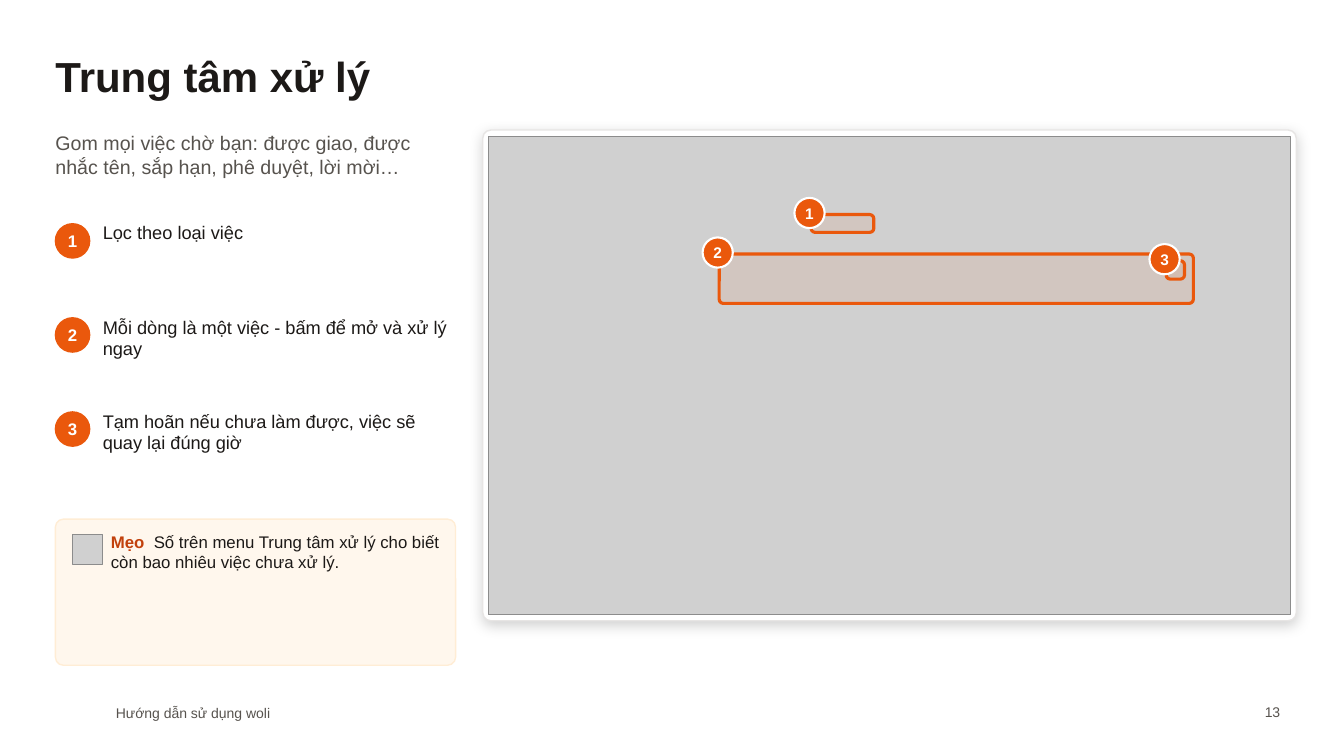
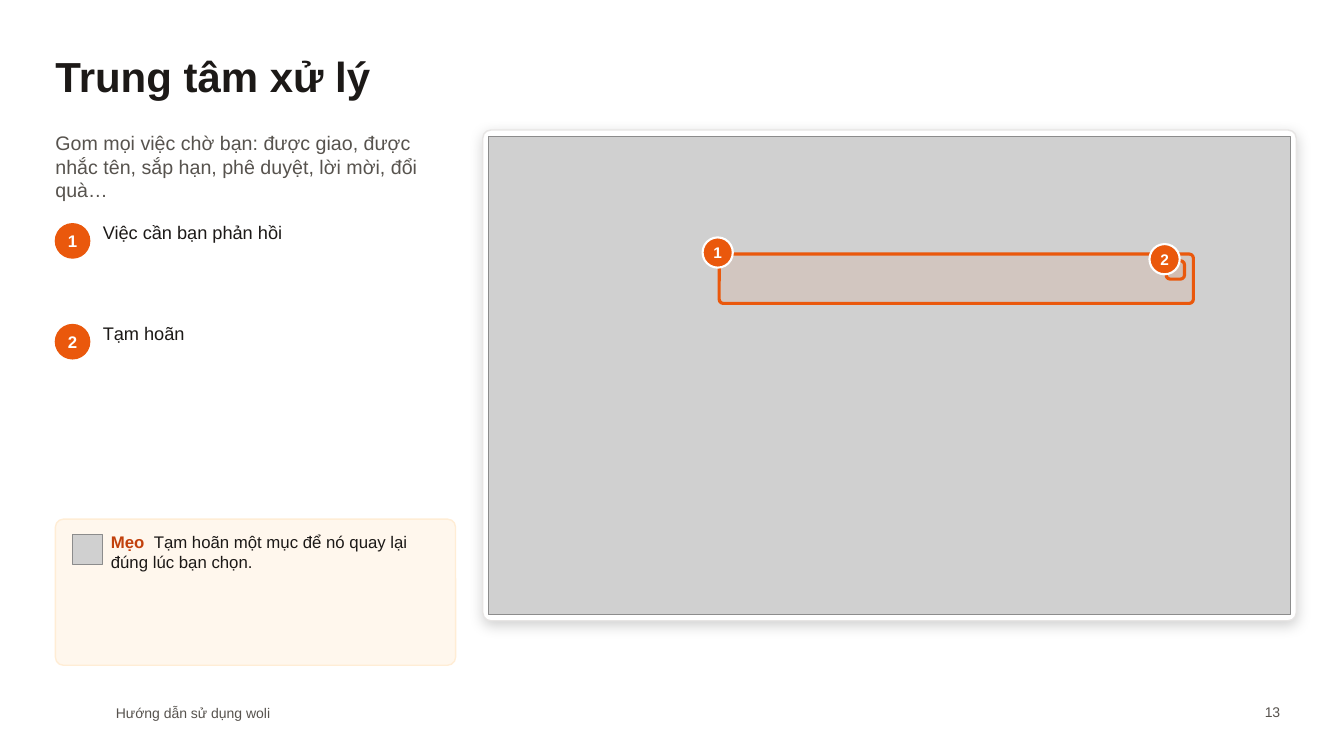
Before and after one commit to diuthihieu/hr-task-managent-CL, a slide deck: slide 13 of docs/woli-Huong-dan-su-dung.pptx. Drawn at 1344x756 pixels with LibreOffice and Linux fonts; fonts in the diff are those of the drawing; grey boxes stand for pictures; background and template pictures are left out. Boxes give left, top, right and bottom in pixels: in the first picture for what was removed or moved away, otherwise in the second. Text is boxed around its words. In the diff, an @@ line names an element or a change of style, - is before the commit and + after.

```diff
--- a/docs/woli-Huong-dan-su-dung.pptx
+++ b/docs/woli-Huong-dan-su-dung.pptx
@@ text at [55, 135, 417, 201]: text changed @@
-Gom mọi việc chờ bạn: được giao, được nhắc tên, sắp hạn, phê duyệt, lời mời…
+Gom mọi việc chờ bạn: được giao, được nhắc tên, sắp hạn, phê duyệt, lời mời, đổi quà…
@@ ellipse removed at [795, 198, 825, 228] @@
@@ text at [103, 225, 282, 243]: text changed @@
-Lọc theo loại việc
+Việc cần bạn phản hồi
@@ text "1": place and size @@
-text "1" at [805, 208, 814, 219]
+text "1" at [713, 247, 722, 258]
@@ rounded rectangle removed at [812, 215, 874, 233] @@
@@ text "2": place and size @@
-text "2" at [713, 247, 722, 258]
+text "2" at [1160, 254, 1169, 265]
@@ text "2": place and size @@
-text "2" at [68, 329, 77, 341]
+text "2" at [68, 336, 77, 348]
@@ ellipse: place and size @@
-ellipse at [55, 318, 90, 352]
+ellipse at [55, 325, 90, 359]
@@ text removed at [103, 320, 447, 359] @@
-Mỗi dòng là một việc - bấm để mở và xử lý ngay
@@ text added at [103, 326, 184, 343], 13 pt, text #1C1917 @@
+Tạm hoãn
@@ ellipse removed at [55, 412, 90, 447] @@
@@ text removed at [103, 414, 415, 453] @@
-Tạm hoãn nếu chưa làm được, việc sẽ quay lại đúng giờ
@@ text removed at [68, 423, 77, 435] @@
-3
@@ text at [111, 534, 407, 572]: text changed @@
-Mẹo Số trên menu Trung tâm xử lý cho biết còn bao nhiêu việc chưa xử lý.
+Mẹo Tạm hoãn một mục để nó quay lại đúng lúc bạn chọn.
```
Also in this commit, not shown: 27 other slides changed, 33 slides added, 3 slides removed.
